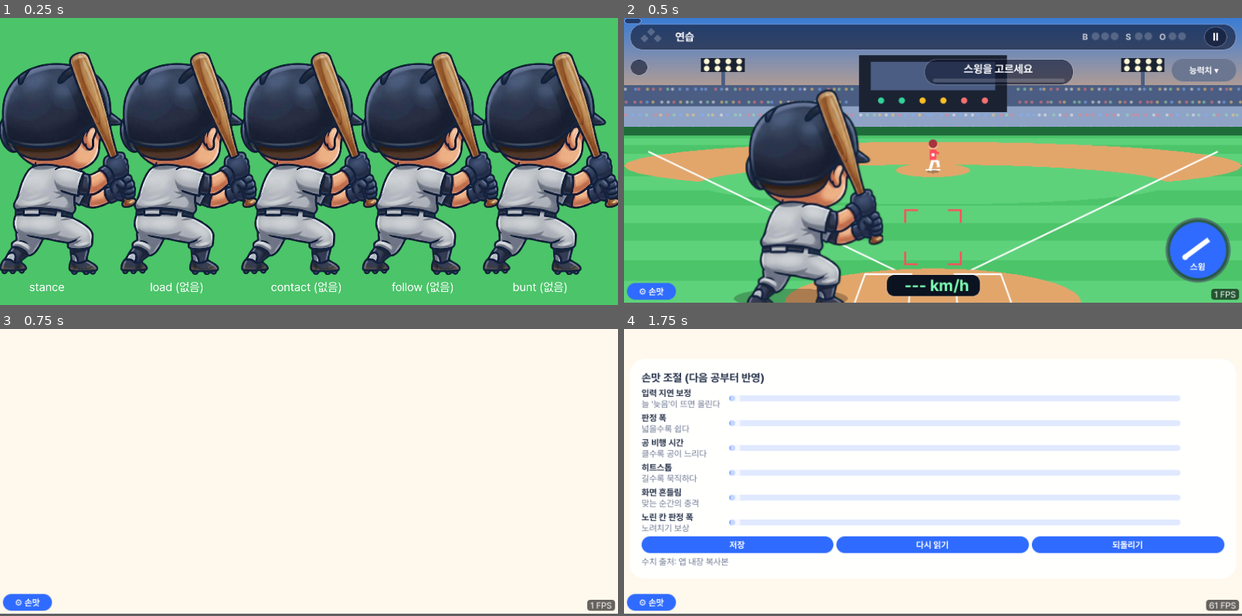
Above: before the commit, frames 1-4 (two rows, left to right).
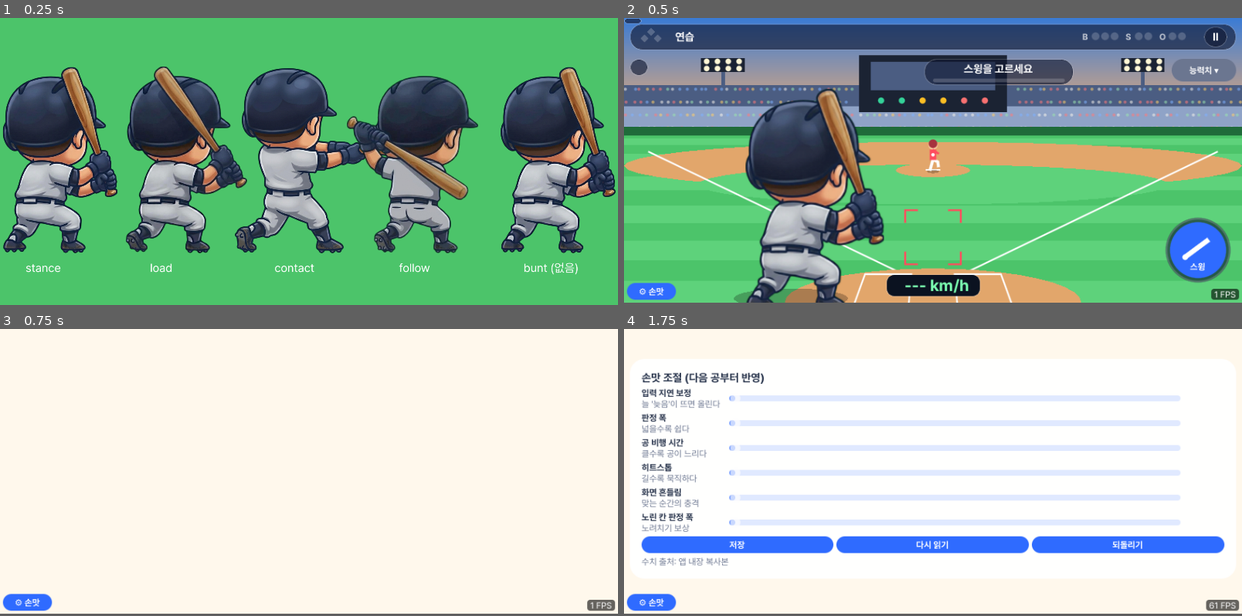
Above: after the commit, the same moments.

Repository: jwlee1212/-
Game: Godot game, scene res://tests/shots_batter.tscn
The game is run twice, just before and just after one commit, with the same random seed, the same clock (stepped at 60 frames per second) and the same inputs. This scene is started directly instead of the project's main scene.
Inputs:
- Up to frame 1 (0.25 s): no input
- Up to frame 2 (0.5 s): no input
- Up to frame 3 (0.75 s): click "Ⅱ" at 0.5 s
- Up to frame 4 (1.75 s): click "⚙ 손맛" at 1.25 s

The runs differ from the first frame. In frame 1, 41% of the frame differs, in the area x 0-100%, y 11-96%; in frame 2, 0.8%; in frame 3, nothing differs; in frame 4, nothing differs.
Error in both runs: Assertion failed: balance.json 을 읽지 못했다 (res://scripts/balance_loader.gd:35)

Commit message:
타자 포즈 3장 추가(힘 모으기·맞는 순간·팔로스루), 맞는 순간 배트를 공 높이에 맞춤
Co-Authored-By: Claude Opus 5.5 <noreply@anthropic.com>

Diff:
--- a/godot/scripts/batting/batting_view.gd
+++ b/godot/scripts/batting/batting_view.gd
@@ -25,6 +25,9 @@
 const BATTER_X := 0.27
 const BATTER_FEET_Y := 1.03
 const BATTER_HEIGHT := 0.74
+## 맞는 순간 배트를 공 높이에 맞추려고 몸을 기울이는 한도 (도): 높은 공 쪽 / 낮은 공 쪽
+const BATTER_LEAN_UP_DEG := 6.0
+const BATTER_LEAN_DOWN_DEG := 20.0
 
 var session: BattingSession
 ## 타자 등번호 (경기에서는 타순, 연습에서는 7)
@@ -326,6 +329,14 @@
 	_batter.position = feet + _shake()
 	var bunt := session.swing_type == "bunt"
 	_batter.pose(load, swing_progress, bunt)
+	# 맞는 순간 그림은 한 장이라 배트 높이가 정해져 있다. 발을 축으로 몸 전체를 조금 기울여 배트를 공 높이에 맞춘다
+	# (낮은 공엔 숙이고 높은 공엔 선다). 팔로스루로 넘어가면 바로 선다
+	var lean := 0.0
+	if not bunt and swing_progress >= 0.0 and swing_progress < BatterSprite.FOLLOW_FROM and _batter.has_frame("contact"):
+		var b := _ball(session.pitch, session.swing_at_ms / session.pitch.flight_ms)
+		var to_ball := Vector2(b.x, b.y) - feet
+		lean = clampf(angle_difference(BatterSprite.CONTACT_BARREL.angle(), to_ball.angle()), deg_to_rad(-BATTER_LEAN_UP_DEG), deg_to_rad(BATTER_LEAN_DOWN_DEG))
+	_batter.rotation = lean
 
 	# 배트 궤적 잔상: 맞은 공이면 공이 있던 자리까지, 아니면 스윙 진행만큼 쓸고 지나간다
 	_bat_hands = feet + BatterSprite.HANDS * unit
@@ -338,8 +349,8 @@
 func _draw_batter_ground() -> void:
 	var h := size.y
 	_draw_ellipse(Vector2(size.x * BATTER_X, h * 0.985), Vector2(h * 0.2, h * 0.035), Tokens.SHADOW)
-	# 스윙 그림이 아직 없으면(준비 자세로 대신하는 동안) 잔상이 스윙을 알려 준다
-	if _swing_progress >= 0.0 and _swing_progress < 1.0:
+	# 스윙 그림이 없을 때만(준비 자세로 대신하는 동안) 잔상이 스윙을 알려 준다
+	if _swing_progress >= 0.0 and _swing_progress < 1.0 and not _batter.has_frame("contact"):
 		var wedge := PackedVector2Array([_bat_hands])
 		var from := _bat_angle_deg(0.0)
 		for i in 13:
--- a/godot/scripts/characters/batter_sprite.gd
+++ b/godot/scripts/characters/batter_sprite.gd
@@ -9,20 +9,23 @@
 
 const ART := "res://art/characters/batter/"
 ## 키 (헬멧 꼭대기 ~ 발바닥). 배트는 이보다 위로 올라갈 수 있다
-const HEIGHT := 803.0
+const HEIGHT := 800.0
 ## 준비 자세에서 손(배트 손잡이)의 자리와 배트 길이 — 배트 궤적 잔상을 그릴 때 쓴다
 const HANDS := Vector2(300, -325)
 const BAT_LENGTH := 560.0
+## 맞는 순간 그림에서 배트 굵은 쪽(공이 맞는 자리)이 있는 곳 — 타석 화면이 이 점을 공 쪽으로 돌려 맞춘다
+const CONTACT_BARREL := Vector2(563, -468)
 ## 스윙 진행률이 이 값을 넘으면 맞는 순간 그림에서 팔로스루 그림으로 바뀐다
 const FOLLOW_FROM := 0.7
 
-# 포즈: [발 자리, 키]
+# 포즈: [발 자리(벨트 가운데 바로 아래의 바닥), 키]
 const FRAMES := {
-	"stance": [Vector2(171, 844), 803.0],
-	"load": [Vector2(171, 844), 803.0],
-	"contact": [Vector2(171, 844), 803.0],
-	"follow": [Vector2(171, 844), 803.0],
-	"bunt": [Vector2(171, 844), 803.0],
+	"stance": [Vector2(171, 844), 800.0],
+	"load": [Vector2(176, 844), 797.0],
+	# 맞는 순간 그림은 작게 그려져 있다 — 헬멧 크기가 다른 포즈와 같아지게 키를 작게 적어 더 키운다
+	"contact": [Vector2(204, 692), 660.0],
+	"follow": [Vector2(303, 800), 796.0],
+	"bunt": [Vector2(171, 844), 800.0],
 }
 
 var _sprite: Sprite2D
--- a/godot/tests/shots_batter.gd
+++ b/godot/tests/shots_batter.gd
@@ -15,13 +15,13 @@
 	for i in frames.size():
 		var batter := BatterSprite.new()
 		# 창은 크지만 화면 좌표는 844 폭 기준으로 늘어난다
-		batter.scale = Vector2.ONE * 0.36
-		batter.position = Vector2(60 + i * 165, 350)
+		batter.scale = Vector2.ONE * 0.3
+		batter.position = Vector2(55 + i * 170, 320)
 		add_child(batter)
 		batter.show_frame(frames[i])
 		var label := Label.new()
 		label.text = frames[i] + ("" if batter.has_frame(frames[i]) else " (없음)")
-		label.position = Vector2(40 + i * 165, 356)
+		label.position = Vector2(35 + i * 170, 330)
 		add_child(label)
 	await get_tree().create_timer(0.3).timeout
 	DirAccess.make_dir_recursive_absolute(ProjectSettings.globalize_path("res://build/shots"))
Binary file added: godot/art/characters/batter/contact.png
Not shown, added: godot/art/characters/batter/contact.png.import
Binary file added: godot/art/characters/batter/follow.png
Not shown, added: godot/art/characters/batter/follow.png.import
Binary file added: godot/art/characters/batter/load.png
Not shown, added: godot/art/characters/batter/load.png.import
Binary file added: godot/art/characters/batter/source/contact.png
Binary file added: godot/art/characters/batter/source/follow.png
Binary file added: godot/art/characters/batter/source/load.png
Not shown, changed: docs/01-dev-plan.md
Not shown, changed: docs/dev-log.md
Not shown, changed: godot/art/README.md
(and 1 more such lines)
